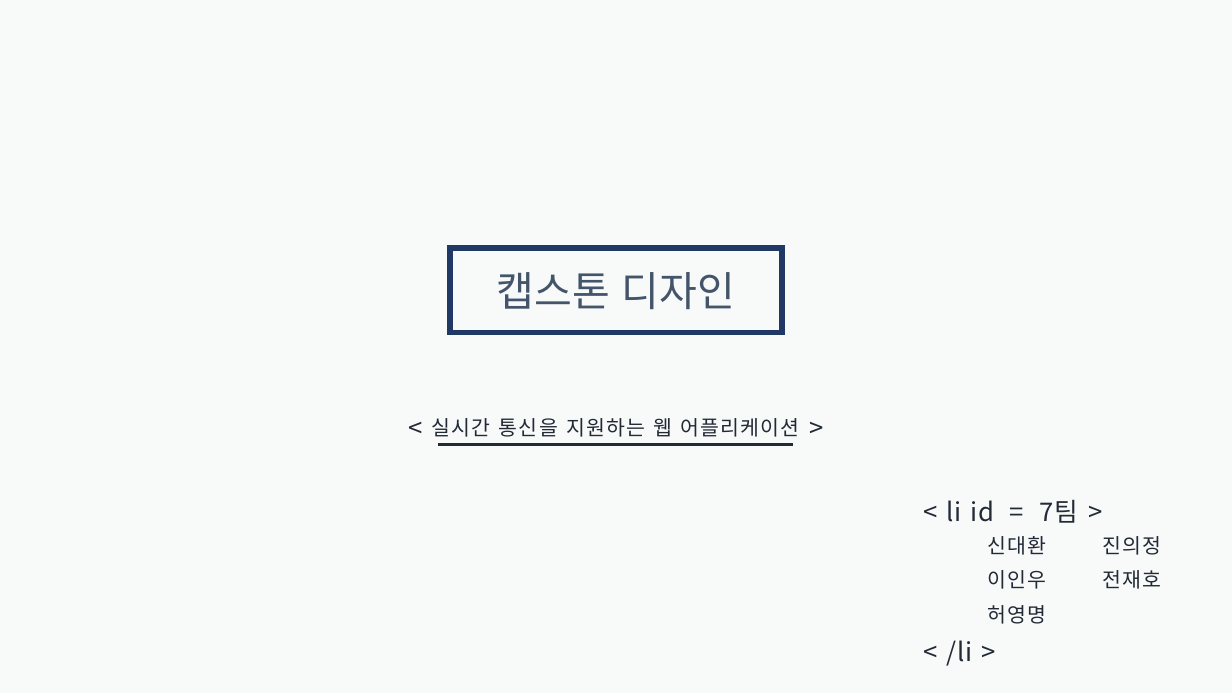
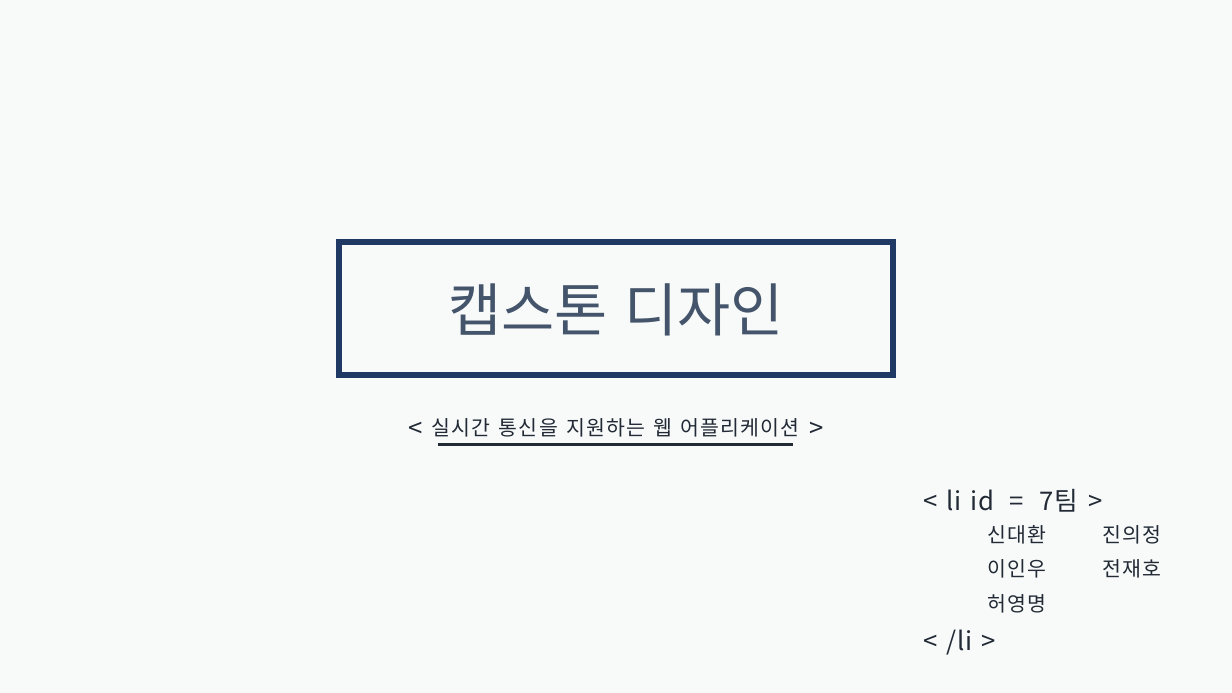
Before and after one commit to inwoo2ya/wormgame, a slide deck: slide 1 of 중간발표.pptx. Drawn at 1232x693 pixels with LibreOffice and Linux fonts; fonts in the diff are those of the drawing. Boxes give left, top, right and bottom in pixels: in the first picture for what was removed or moved away, otherwise in the second. Text is boxed around its words. In the diff, an @@ line names an element or a change of style, - is before the commit and + after.

```diff
--- a/중간발표.pptx
+++ b/중간발표.pptx
@@ rectangle "캡스톤 디자인": place and size @@
-rectangle "캡스톤 디자인" at bbox=[450, 249, 782, 333]
+rectangle "캡스톤 디자인" at bbox=[339, 242, 893, 375]
@@ rectangle "캡스톤 디자인" at bbox=[339, 242, 893, 375]: size 32 to 45 pt @@
@@ 7 texts: place and size @@
-7 texts at bbox=[946, 499, 1161, 666]
+7 texts at bbox=[946, 488, 1161, 655]
```
Also in this commit, not shown: 18 other slides changed.
